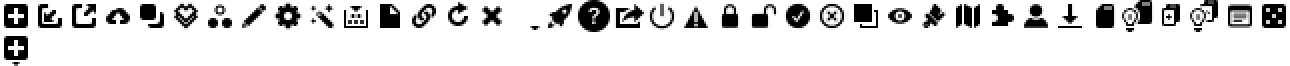
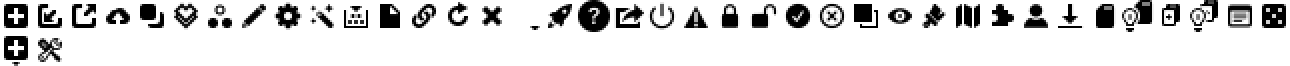
Layers edited between the first and the second 1290×66 image:
added group "IconToolbarTools" with 1 layers above "IconToolbarPower" over 38, 38, 62, 62
added layer "Toolbar Icons" (17th of 37, in "IconToolbarTools") in group "IconToolbarTools" over 38, 38, 62, 62
